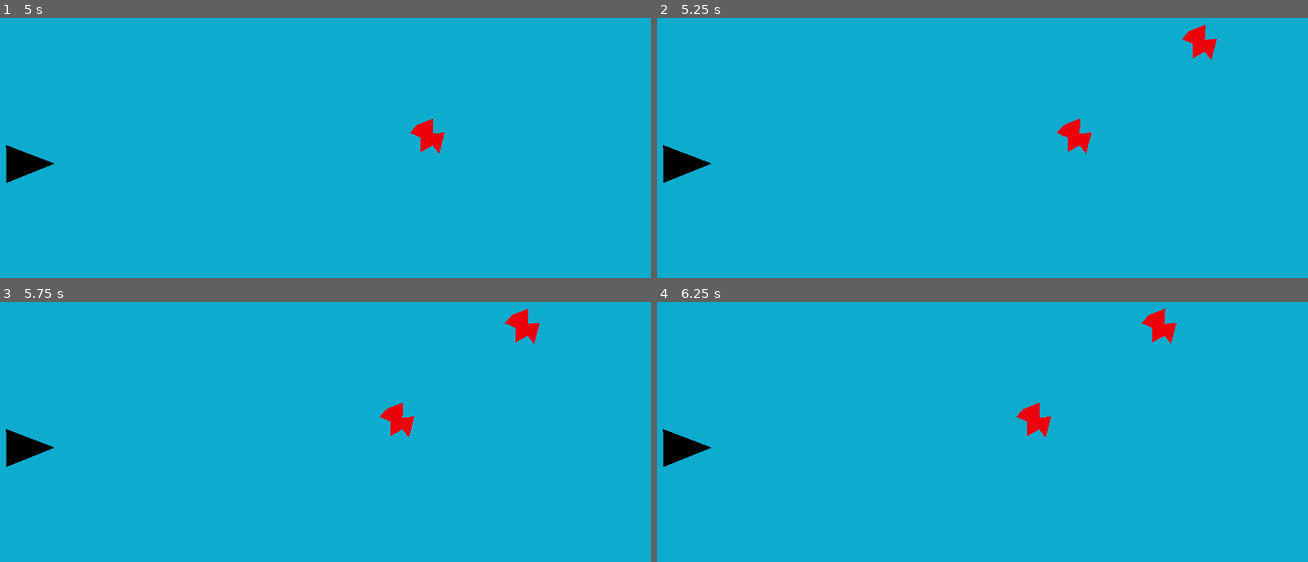
Above: before the commit, frames 1-4 (two rows, left to right).
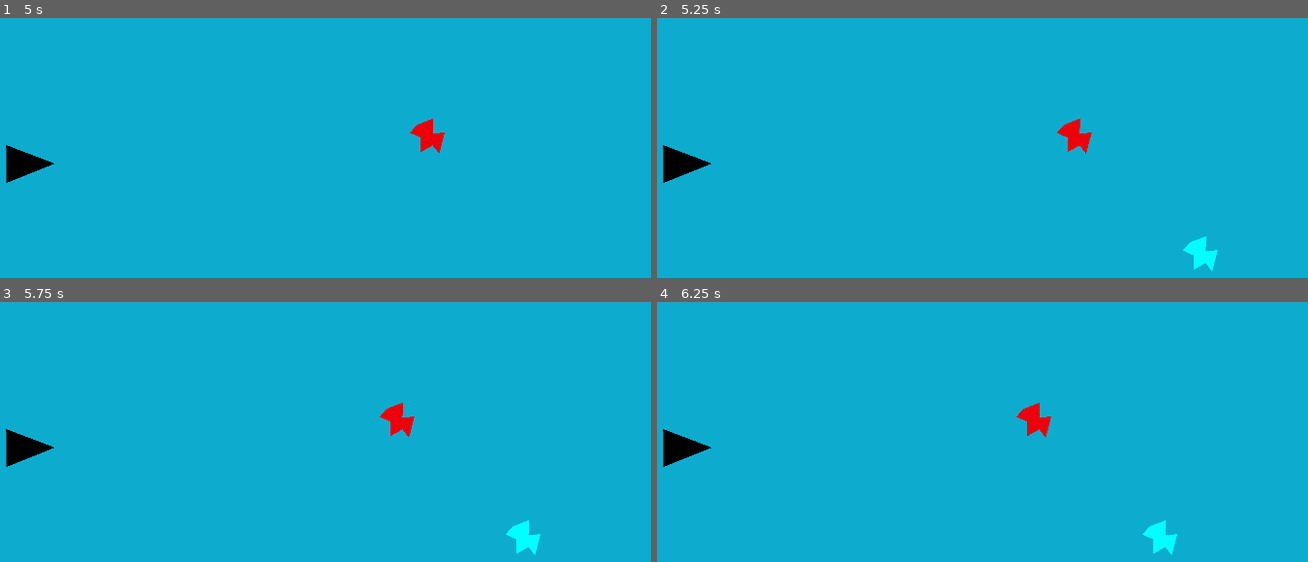
Above: after the commit, the same moments.

Repository: Yggdrasil938/Shattered
Game: Godot game, scene res://2d test scene.tscn
The game is run twice, just before and just after one commit, with the same random seed, the same clock (stepped at 60 frames per second) and the same inputs.
Inputs:
- Up to frame 1 (5 s): tap Enter at 0.5 s
- Up to frame 2 (5.25 s): no input
- Up to frame 3 (5.75 s): no input
- Up to frame 4 (6.25 s): no input

Frame 1 is identical in both runs. In frame 2, 0.7% of the frame differs, in the area x 80-87%, y 2-98%; in frame 3, 0.7%; in frame 4, 0.7%, in the area x 74-80%, y 2-98%.

Commit message:
Reorganizing the node tree, making node path references more robust to name changes and tree movement. Removing EXEs.

Diff:
--- a/2d test scene.tscn
+++ b/2d test scene.tscn
@@ -1,7 +1,6 @@
-[gd_scene load_steps=8 format=3 uid="uid://tituay15oda3"]
+[gd_scene load_steps=7 format=3 uid="uid://tituay15oda3"]
 
 [ext_resource type="Script" path="res://canvas_layer.gd" id="1_72b27"]
-[ext_resource type="Script" path="res://2d_test_scene.gd" id="1_gbmyp"]
 [ext_resource type="Script" path="res://blue_bg.gd" id="2_uo3xw"]
 [ext_resource type="Script" path="res://red_bg.gd" id="3_mnusr"]
 [ext_resource type="Script" path="res://player.gd" id="4_8si11"]
@@ -10,29 +9,57 @@
 
 [node name="Main" type="Node2D"]
 position = Vector2(4, 6)
-script = ExtResource("1_gbmyp")
 
-[node name="Camera2D" type="Camera2D" parent="."]
+[node name="Combat Camera" type="Camera2D" parent="."]
 anchor_mode = 0
 enabled = false
 
-[node name="Control" type="Control" parent="Camera2D"]
-layout_mode = 3
-anchors_preset = 0
-offset_left = 960.0
-offset_top = 540.0
-offset_right = 1000.0
-offset_bottom = 580.0
+[node name="Combat Layer" type="CanvasLayer" parent="." groups=["Combat Layer"]]
+script = ExtResource("5_41d8d")
 
-[node name="CanvasLayer" type="CanvasLayer" parent="Camera2D/Control"]
+[node name="Area2D" parent="Combat Layer" instance=ExtResource("6_ygwgc")]
+position = Vector2(1623, 479)
+
+[node name="Player" type="Polygon2D" parent="Combat Layer"]
+physics_interpolation_mode = 1
+position = Vector2(124, 545)
+scale = Vector2(0.626792, 0.541415)
+color = Color(0, 0, 0, 1)
+offset = Vector2(-253.673, -402.648)
+polygon = PackedVector2Array(194.642, 317.686, 387.689, 402.648, 195.914, 491)
+script = ExtResource("4_8si11")
+
+[node name="Shooting Timer" type="Timer" parent="Combat Layer/Player"]
+wait_time = 0.3
+one_shot = true
+
+[node name="CharacterBody2D" type="CharacterBody2D" parent="Combat Layer/Player"]
+use_parent_material = true
+motion_mode = 1
+safe_margin = 5.0
+
+[node name="CollisionPolygon2D" type="CollisionPolygon2D" parent="Combat Layer/Player/CharacterBody2D"]
+physics_interpolation_mode = 1
+position = Vector2(-255.268, -400.801)
+polygon = PackedVector2Array(194.642, 317.686, 387.689, 402.648, 195.914, 491)
+
+[node name="Marker2D" type="Marker2D" parent="Combat Layer/Player"]
+position = Vector2(105.298, 0)
+
+[node name="Enemy Spawn Timer" type="Timer" parent="Combat Layer"]
+wait_time = 5.0
+one_shot = true
+autostart = true
+
+[node name="Color Layer" type="CanvasLayer" parent="Combat Layer" groups=["Color Change Layer"]]
 layer = -1
 script = ExtResource("1_72b27")
 
-[node name="Changing Timer" type="Timer" parent="Camera2D/Control/CanvasLayer"]
+[node name="Changing Timer" type="Timer" parent="Combat Layer/Color Layer"]
 wait_time = 5.0
 one_shot = true
 
-[node name="Red BG" type="Polygon2D" parent="Camera2D/Control/CanvasLayer"]
+[node name="Red BG" type="Polygon2D" parent="Combat Layer/Color Layer"]
 visible = false
 z_index = -2
 z_as_relative = false
@@ -42,7 +69,7 @@
 polygon = PackedVector2Array(-142, -43, -153, 1150, 1978, 1207, 1941, -30)
 script = ExtResource("3_mnusr")
 
-[node name="Blue BG" type="Polygon2D" parent="Camera2D/Control/CanvasLayer"]
+[node name="Blue BG" type="Polygon2D" parent="Combat Layer/Color Layer"]
 visible = false
 z_index = -2
 z_as_relative = false
@@ -52,39 +79,5 @@
 polygon = PackedVector2Array(-142, -43, -153, 1150, 1978, 1207, 1941, -30)
 script = ExtResource("2_uo3xw")
 
-[node name="CanvasLayer2" type="CanvasLayer" parent="Camera2D/Control"]
-script = ExtResource("5_41d8d")
-
-[node name="Player" type="Polygon2D" parent="Camera2D/Control/CanvasLayer2"]
-physics_interpolation_mode = 1
-position = Vector2(124, 545)
-scale = Vector2(0.626792, 0.541415)
-color = Color(0, 0, 0, 1)
-offset = Vector2(-253.673, -402.648)
-polygon = PackedVector2Array(194.642, 317.686, 387.689, 402.648, 195.914, 491)
-script = ExtResource("4_8si11")
-
-[node name="Shooting Timer" type="Timer" parent="Camera2D/Control/CanvasLayer2/Player"]
-wait_time = 0.3
-one_shot = true
-
-[node name="CharacterBody2D" type="CharacterBody2D" parent="Camera2D/Control/CanvasLayer2/Player"]
-use_parent_material = true
-motion_mode = 1
-safe_margin = 5.0
-
-[node name="CollisionPolygon2D" type="CollisionPolygon2D" parent="Camera2D/Control/CanvasLayer2/Player/CharacterBody2D"]
-physics_interpolation_mode = 1
-position = Vector2(-255.268, -400.801)
-polygon = PackedVector2Array(194.642, 317.686, 387.689, 402.648, 195.914, 491)
-
-[node name="Marker2D" type="Marker2D" parent="Camera2D/Control/CanvasLayer2/Player"]
-position = Vector2(105.298, 0)
-
-[node name="Area2D" parent="Camera2D/Control/CanvasLayer2" instance=ExtResource("6_ygwgc")]
-position = Vector2(1623, 479)
-
-[node name="Enemy Spawn Timer" type="Timer" parent="Camera2D/Control/CanvasLayer2"]
-wait_time = 5.0
-one_shot = true
-autostart = true
+[node name="CanvasModulate" type="CanvasModulate" parent="Combat Layer"]
+position = Vector2(4, 6)
--- a/canvas_layer.gd
+++ b/canvas_layer.gd
@@ -3,7 +3,6 @@
 
 # Called when the node enters the scene tree for the first time.
 func _ready() -> void:
-
 	pass # Replace with function body.
 
 
--- a/canvas_layer_2.gd
+++ b/canvas_layer_2.gd
@@ -1,6 +1,8 @@
 extends CanvasLayer
 var c_enemy = preload("res://red chip.tscn")
 var position: Vector2
+@onready var current_pane : Node = get_tree().get_first_node_in_group("Color Change Layer")
+
 #var blue : Vector4 = (10, 275, 30, 255)
 
 # Called when the node enters the scene tree for the first time.
@@ -18,7 +20,7 @@
 		var x_range = Vector2(1250, 1920)
 		var y_range = Vector2(50, 1030)
 
-		enemy_instance._get_layer_color(get_node("../CanvasLayer").layer_color)
+		enemy_instance._get_layer_color(current_pane.layer_color)
 		var random_x = randi() % int(x_range[1]- x_range[0]) + 1 + x_range[0]
 		var random_y =  randi() % int(y_range[1]-y_range[0]) + 1 + y_range[0]
 		var random_pos = Vector2(random_x, random_y)
--- /dev/null
+++ b/chip.tscn
@@ -0,0 +1,22 @@
+[gd_scene load_steps=3 format=3 uid="uid://b3nquhmswxfvf"]
+
+[ext_resource type="Script" path="res://red_chip.gd" id="1_ukutj"]
+
+[sub_resource type="CircleShape2D" id="CircleShape2D_3oiur"]
+radius = 57.85
+
+[node name="Area2D" type="Area2D" groups=["enemies"]]
+position = Vector2(399, 318)
+script = ExtResource("1_ukutj")
+
+[node name="Chip Sprite" type="Polygon2D" parent="."]
+position = Vector2(1, -6)
+color = Color(0.936432, 0, 0.0424788, 1)
+offset = Vector2(-359, -200)
+polygon = PackedVector2Array(340, 176, 322, 196, 349, 208, 349, 244, 379, 227, 395, 248, 409, 195, 379, 198, 381, 160)
+
+[node name="CollisionShape2D" type="CollisionShape2D" parent="."]
+position = Vector2(6, 1)
+shape = SubResource("CircleShape2D_3oiur")
+
+[connection signal="area_entered" from="." to="." method="_on_area_entered"]
--- a/red_chip.gd
+++ b/red_chip.gd
@@ -3,6 +3,7 @@
 @export var move_speed = 100
 var e_color = 0
 var direction = Vector2 (-1,0)
+@onready var current_pane : Node = get_tree().get_first_node_in_group("Color Change Layer")
 
 # Called when the node enters the scene tree for the first time.
 func _ready() -> void:
@@ -30,7 +31,7 @@
 	pass
 
 func _check_layer_color () -> void:
-	layer_color = get_node("/root/Main/Camera2D/Control/CanvasLayer").layer_color
+	layer_color = current_pane.layer_color
 	pass
 
 
